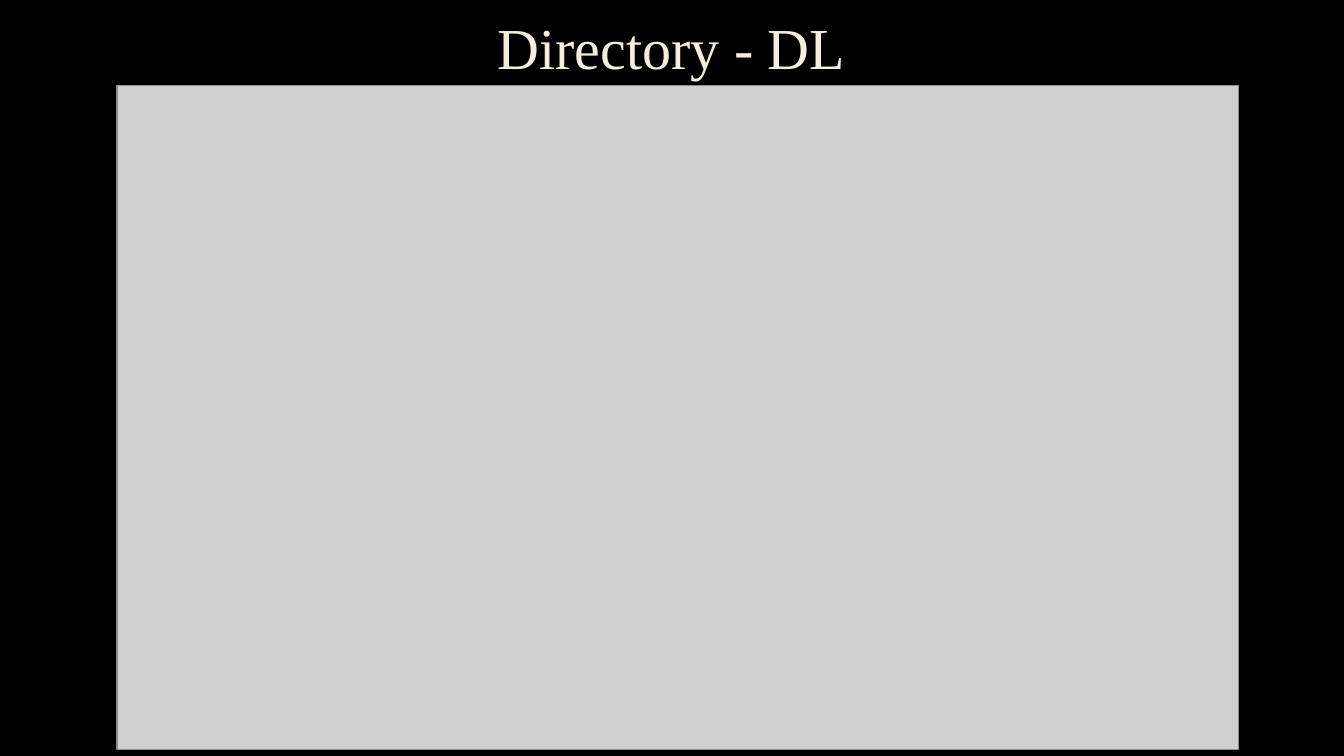
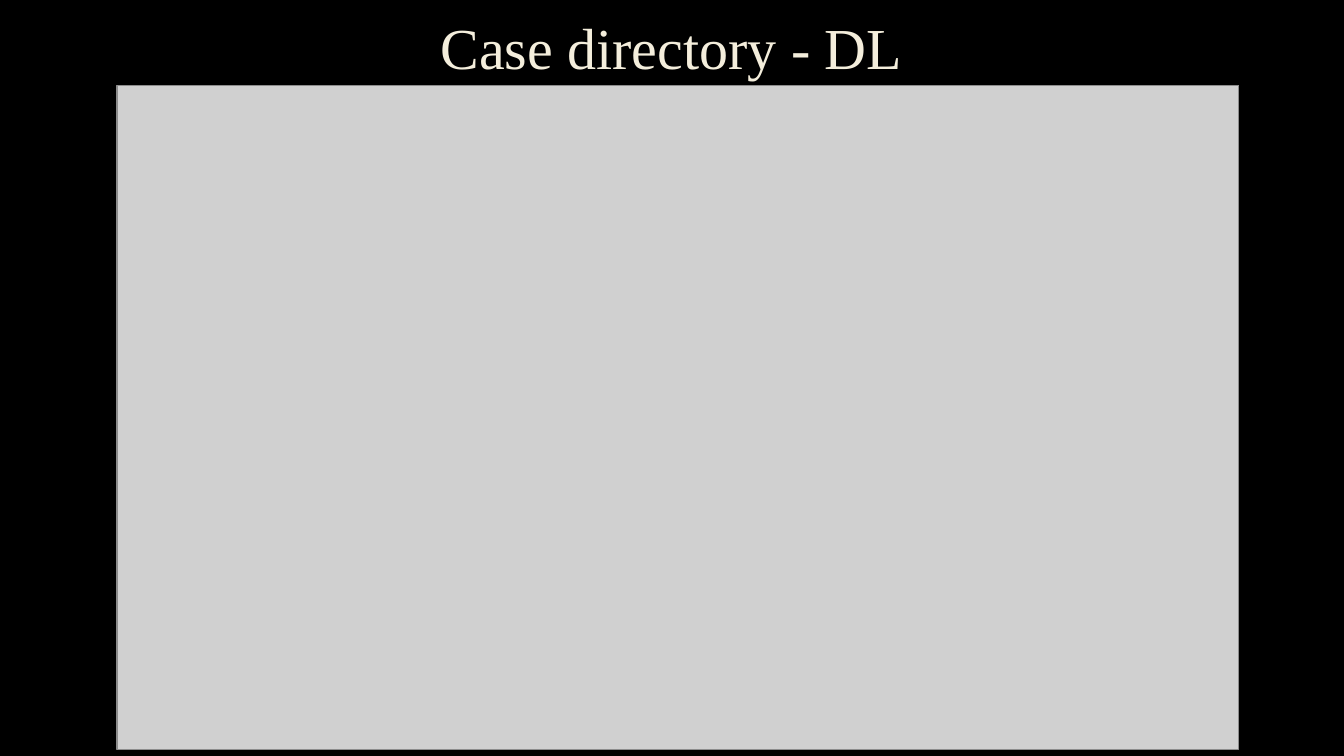
Before and after one commit to ymcqhot/5gSmallCellResearchAlg_L1_trial, a slide deck: slide 8 of Doc/5gSmallCellResearchAlg_L1.pptx. Drawn at 1344x756 pixels with LibreOffice and Linux fonts; fonts in the diff are those of the drawing; grey boxes stand for pictures; background and template pictures are left out. Boxes give left, top, right and bottom in pixels: in the first picture for what was removed or moved away, otherwise in the second. Text is boxed around its words. In the diff, an @@ line names an element or a change of style, - is before the commit and + after.

```diff
--- a/Doc/5gSmallCellResearchAlg_L1.pptx
+++ b/Doc/5gSmallCellResearchAlg_L1.pptx
@@ title at (440,28,902,80): text changed @@
-Directory - DL
+Case directory - DL
```
Also in this commit, not shown: 1 other slide changed, 5 other files.
